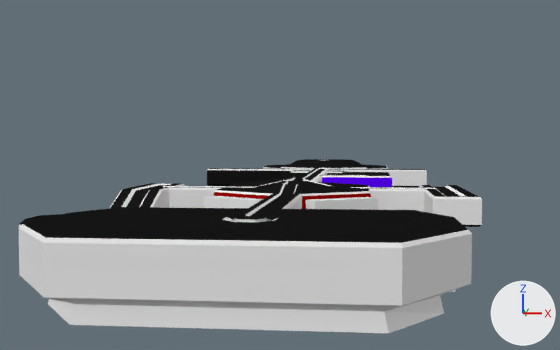
An edit to the Blender file Assets/Models/Cenario/Cenário.blend, drawn before and after from the same camera.
The view is the same before and after, from a 50 mm camera at (6.5, -13.5, 8.4) aimed at (-4.3, 86.2, 3.7). Every picture has the same lights, and +X, +Y and +Z are marked at lower right.

Before the edit, the objects in view are built like this:
```python
mat_mesa = diffuse_material('Mesa')
mat_mesa.base_color = (0.00902, 0.00902, 0.00902)  # black #181818
mat_wall_enfermagem = diffuse_material('Wall Enfermagem')
mat_wall_enfermagem.base_color = (0.105, 0.0, 1.0)  # purple #5b00ff
me_plane_001 = bpy.data.meshes.new('Plane.001')
me_plane_001.from_pydata(...)  # 1196 vertices, 956 faces, 6 loose edges; spans x -24.6..18.4, y -28.1..102.2, z -4.2..4.0
me_plane_001.materials.append(mat_wall)  # its picture is missing
me_plane_001.materials.append(mat_material)  # white #e7e7e7
me_plane_001.materials.append(mat_cantos)  # black #000000
me_plane_001.materials.append(mat_mesa)  # black #181818
me_plane_001.materials.append(mat_pé_da_mesa)  # white #ffffff
me_plane_001.materials.append(mat_wall_enfermagem)  # its picture is missing
me_plane_001.materials.append(mat_wall_stop)  # its picture is missing
me_plane_001.materials.append(mat_armarios)  # black #424242
me_plane_001.materials.append(mat_portas_armario)  # its picture is missing
me_plane_001.materials.append(mat_refetorio)  # red #8f0202
ob_plane = bpy.data.objects.new('Plane', me_plane_001)
ob_plane.location = (-0.42, 50.19, 0.67)
ob_plane.scale = (0.971, 0.971, 0.971)
```
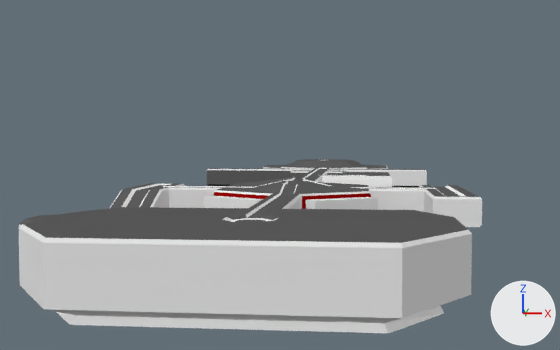
What differs and where, as boxes [x1, y1, x2, y2] in the pictures (560 x 350 px; the box of a moved part takes in the faces that stretch with it):
'Plane', recoloured, reshaped (black to grey)
    both: [19, 159, 482, 333]
part 1 of me_plane_001, moved or reshaped
    before: [19, 216, 472, 333]
    after: [19, 218, 472, 333]
part 2 of me_plane_001, recoloured
    both: [311, 168, 329, 181]
part 3 of me_plane_001, recoloured (purple to white)
    both: [322, 177, 392, 187]

Edits to the bpy script that builds the scene:
```text
Change mat_mesa:
    mat_mesa.base_color: (0.00902, 0.00902, 0.00902) -> (0.115, 0.115, 0.115)  # black #181818 -> dark grey #5f5f5f
Change mat_wall_enfermagem:
    mat_wall_enfermagem.base_color: (0.105, 0.0, 1.0) -> (1.0, 0.94, 0.94)  # purple #5b00ff -> white #fff8f8
Change me_plane_001:
    used by ob_plane; location = (-0.42, 50.19, 0.67); scale = (0.971, 0.971, 0.971)
    remove me_plane_001.from_pydata(...)  # 1196 vertices, 956 faces, 6 loose edges; spans x -24.6..18.4, y -28.1..102.2, z -4.2..4.0
    add me_plane_001.from_pydata(...)  # 1196 vertices, 959 faces, 6 loose edges; spans x -24.6..18.4, y -28.1..102.2, z -4.2..4.0
    me_plane_001 part 1
    9 faces are deleted
    12 vertices in x -13.0..13.0, y -28.1..-14.7, z -0.9..-0.1 move by (0.0, 0.0, -0.6)
    8 vertices in x -0.9..0.9, y -18.3..-16.2, z 2.9 move by (0.0, 0.0, -0.4)
    2 vertices move from x 0.0, y -18.3..-16.2, z 2.7 to x 0.0, y -18.3..-16.2, z 2.5
    1 new face joins them, mat_mesa (dark grey #5f5f5f)
    9 new faces join them, mat_material (white #e7e7e7)
    1 new face joins them, mat_pé_da_mesa (white #ffffff)
    me_plane_001 part 2: 7 faces spanning x -10.0..1.2, y 24.9..67.3, z -4.0..2.9 switch from mat_material (white #e7e7e7) to mat_mesa (dark grey #5f5f5f)
    me_plane_001 part 3: 4 faces spanning x 1.4..10.8, y 40.0..52.5, z 0.3..2.7 switch from mat_wall_enfermagem (its picture is missing) to mat_pé_da_mesa (white #ffffff)
```
